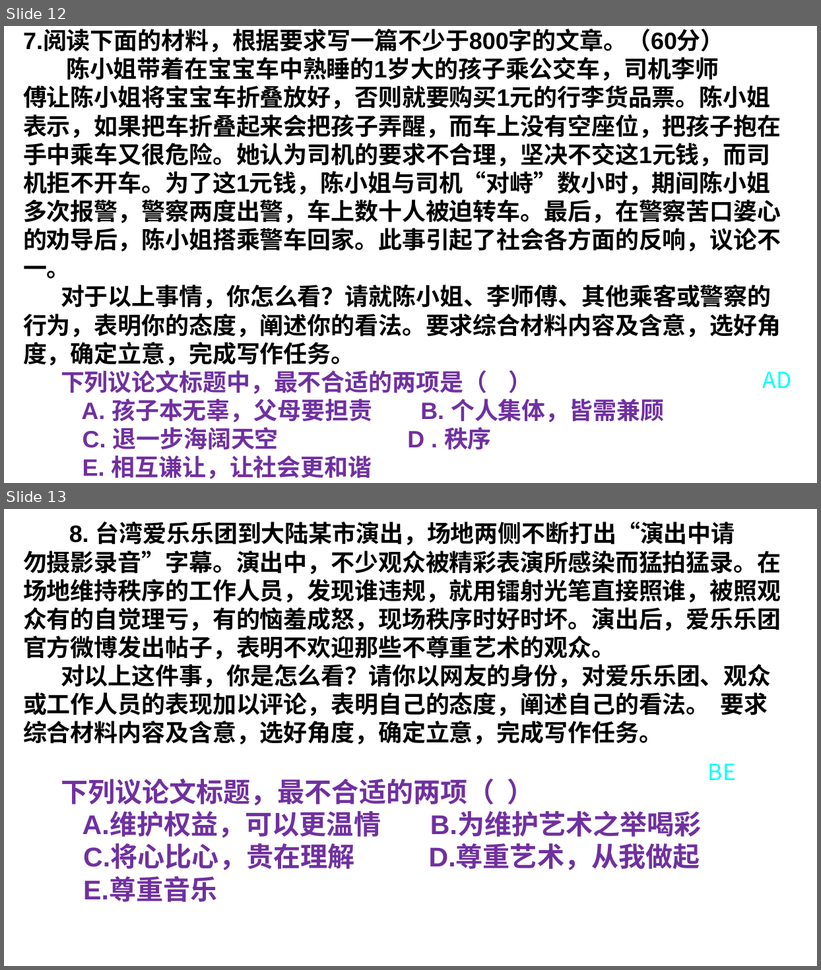
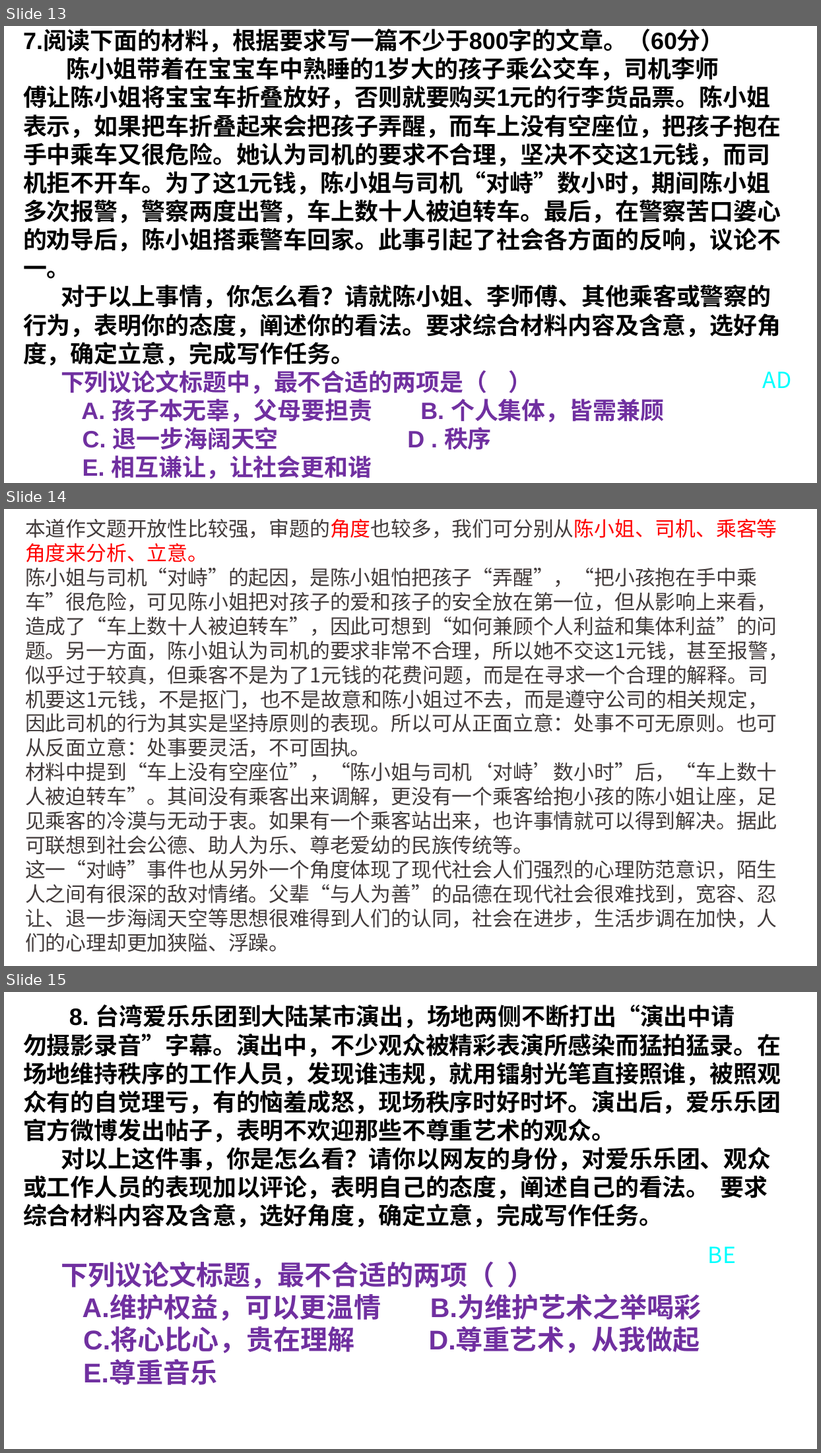
Before and after one commit to saddestboy/yuwen2, a slide deck: 湘语文任务驱动型时评作文拟题立意训练（选择题 ）.pptx. Shown one above the other, each under a label of ours: slides 12 and 13 before the commit, slides 13, 14 and 15 after it. The pictures are 821x970 and 821x1453 pixels, drawn with LibreOffice and Linux fonts; fonts in the diff are those of the drawing; background and template pictures are left out. Boxes give left, top, right and bottom in pixels: in the first picture for what was removed or moved away, otherwise in the second. Text is boxed around its words. In the diff, an @@ line names an element or a change of style, - is before the commit and + after.

```diff
--- a/湘语文任务驱动型时评作文拟题立意训练（选择题 ）.pptx
+++ b/湘语文任务驱动型时评作文拟题立意训练（选择题 ）.pptx
@@ slide 14 added at box(4, 509, 817, 966), background picture (left out) @@
@@ text added at box(25, 519, 789, 953), 24 pt, text #423B3B @@
+本道作文题开放性比较强，审题的角度也较多，我们可分别从陈小姐、司机、乘客等角度来分析、立意。
+陈小姐与司机“对峙”的起因，是陈小姐怕把孩子“弄醒”，“把小孩抱在手中乘车”很危险，可见陈小姐把对孩子的爱和孩子的安全放在第一位，但从影响上来看，造成了“车上数十人被迫转车”，因此可想到“如何兼顾个人利益和集体利益”的问题。另一方面，陈小姐认为司机的要求非常不合理，所以她不交这1元钱，甚至报警，似乎过于较真，但乘客不是为了1元钱的花费问题，而是在寻求一个合理的解释。司机要这1元钱，不是抠门，也不是故意和陈小姐过不去，而是遵守公司的相关规定，因此司机的行为其实是坚持原则的表现。所以可从正面立意：处事不可无原则。也可从反面立意：处事要灵活，不可固执。
+材料中提到“车上没有空座位”，“陈小姐与司机‘对峙’数小时”后，“车上数十人被迫转车”。其间没有乘客出来调解，更没有一个乘客给抱小孩的陈小姐让座，足见乘客的冷漠与无动于衷。如果有一个乘客站出来，也许事情就可以得到解决。据此可联想到社会公德、助人为乐、尊老爱幼的民族传统等。
+这一“对峙”事件也从另外一个角度体现了现代社会人们强烈的心理防范意识，陌生人之间有很深的敌对情绪。父辈“与人为善”的品德在现代社会很难找到，宽容、忍让、退一步海阔天空等思想很难得到人们的认同，社会在进步，生活步调在加快，人们的心理却更加狭隘、浮躁。
@@ what was slide 12 is now slide 13 @@
@@ what was slide 13 is now slide 15 @@
```
Also in this commit, not shown: 9 other slides added, 1 other file.
